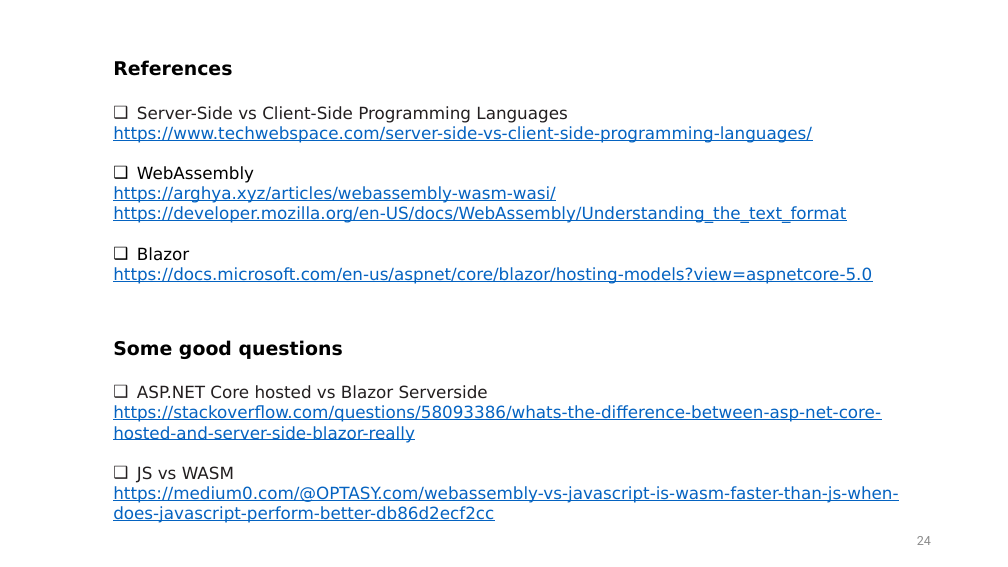
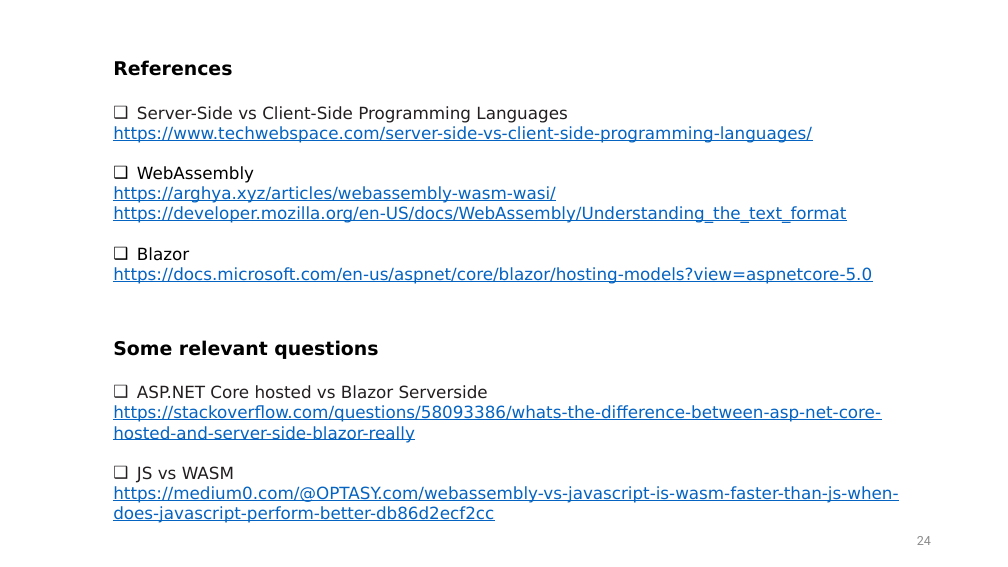
Before and after one commit to nguyenhoanthienit/blazor, a slide deck: slide 24 of Documents/seminar.pptx. Drawn at 1008x567 pixels with LibreOffice and Linux fonts; fonts in the diff are those of the drawing. Boxes give left, top, right and bottom in pixels: in the first picture for what was removed or moved away, otherwise in the second. Text is boxed around its words. In the diff, an @@ line names an element or a change of style, - is before the commit and + after.

```diff
--- a/Documents/seminar.pptx
+++ b/Documents/seminar.pptx
@@ text at bbox=[113, 340, 378, 359]: text changed @@
-Some good questions
+Some relevant questions
```
Also in this commit, not shown: 1 other file.
